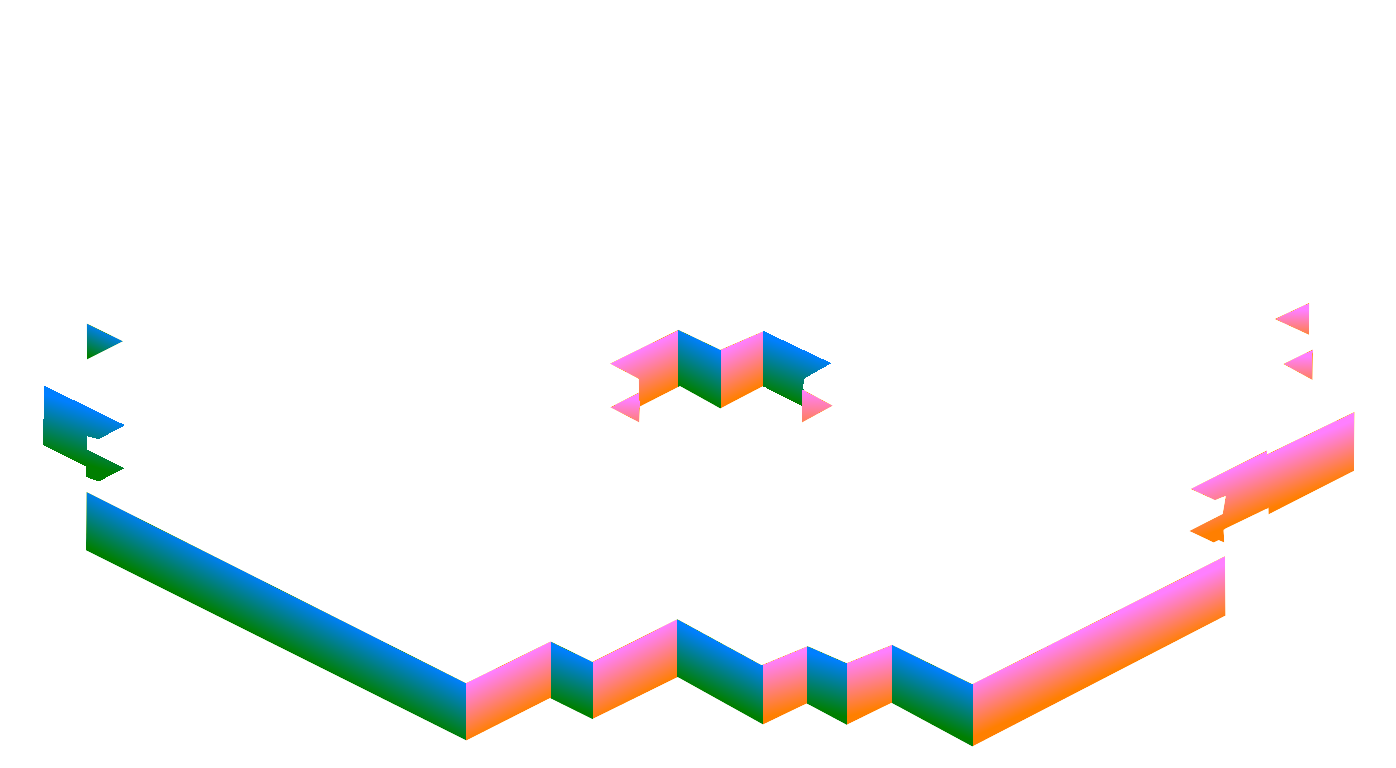
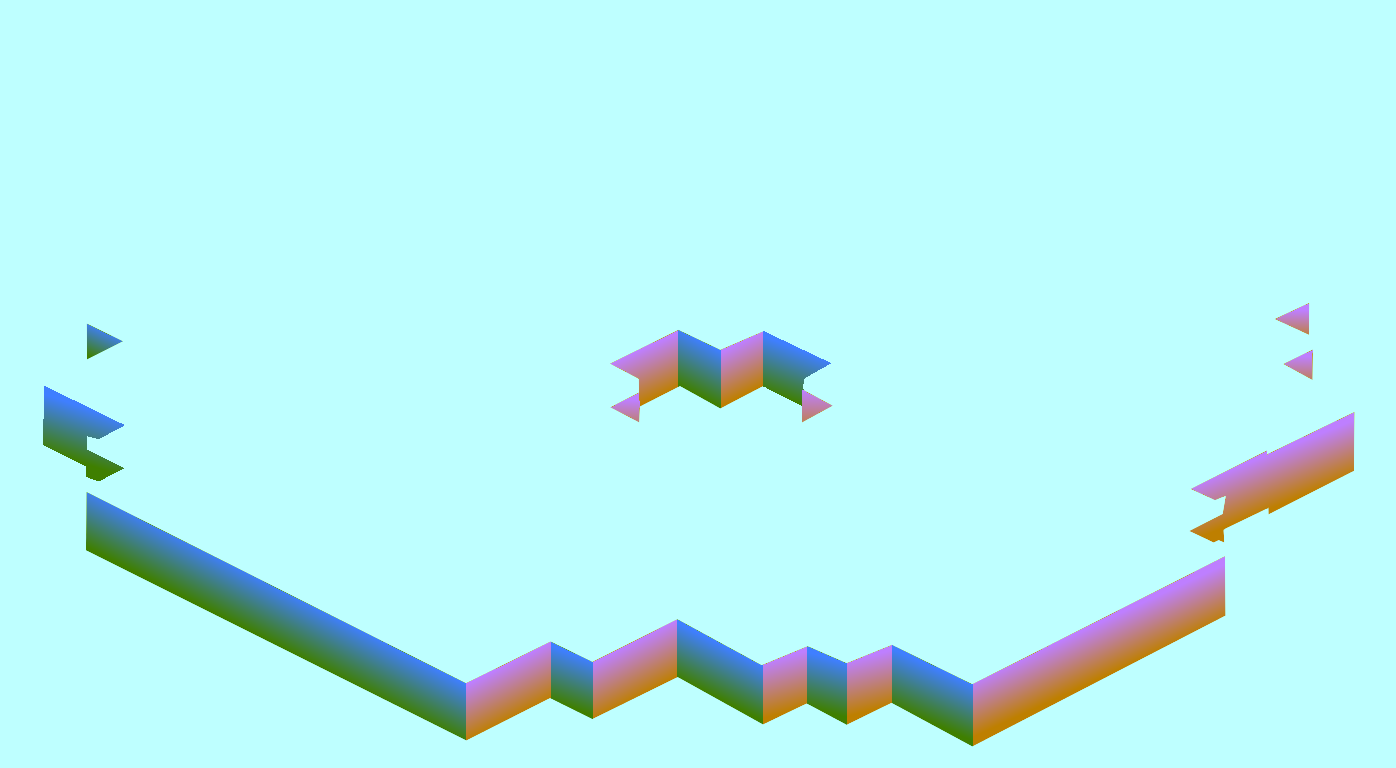
Layers edited between the first and the second w=1396, h=768 image:
added layer "Layer copy #2" (addition) above "Layer copy #1" over [0, 0, 1396, 768]
added layer "Layer copy #1" (multiply) above "Layer copy" over [0, 0, 1396, 768]
